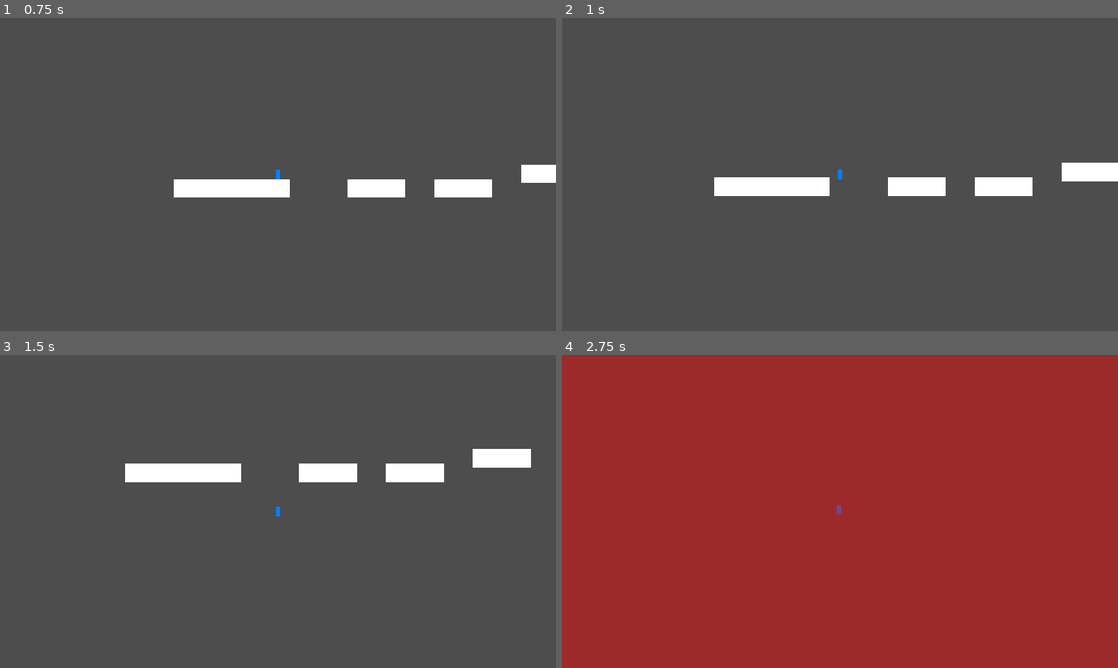
Above: before the commit, frames 1-4 (two rows, left to right).
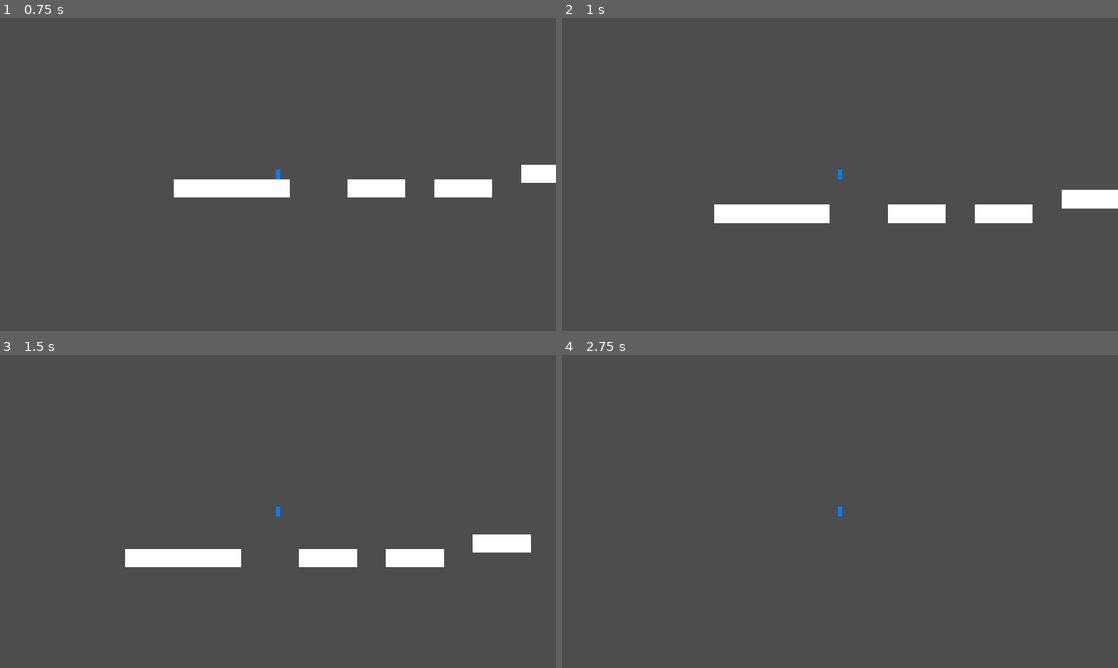
Above: after the commit, the same moments.

Repository: rajkrish0608/Definitely-Normal-Physics
Game: Godot game, scene res://scenes/TestLevel.tscn
The game is run twice, just before and just after one commit, with the same random seed, the same clock (stepped at 60 frames per second) and the same inputs.
Inputs (mouse positions are in pixels of both pictures, inside the frame that each line leads up to):
- Up to frame 1 (0.75 s): tap Enter at 0.5 s; move the mouse to (400, 158) at 0.52 s; hold D (move_right) from 0.53 s (still down); hold R from 0.53 s (still down); click (400, 158) at 0.67 s
- Up to frame 2 (1 s): keep holding D (move_right); keep holding R; tap Space (jump) at 0.77 s
- Up to frame 3 (1.5 s): release D (move_right) at 1.25 s; release R at 1.25 s; drag from (166, 527) to (417, 489) at 1.27 s
- Up to frame 4 (2.75 s): move the mouse to (895, 442) at 2.02 s; hold D (move_right) from 2.03 s (still down); hold R from 2.03 s (still down)

Frame 1 is identical in both runs. In frame 2, 6.2% of the frame differs, in the area x 27-100%, y 46-66%; in frame 3, 6.2%; in frame 4, 100%, in the area x 0-100%, y 0-100%.

Commit message:
Fix jump direction and complete input mappings

Diff:
--- a/project.godot
+++ b/project.godot
@@ -40,26 +40,19 @@
 
 move_left={
 "deadzone": 0.5,
-"events": [Object(InputEventKey,"resource_local_to_scene":fa …(197 unchanged characters)… "unicode":97,"echo":false,"script":null)
-, Object(InputEventKey,"resource_local_to_scene":false,"resource_name":"","device":-1,"window_id":0,"alt_pressed":false,"shift_pressed":false,"ctrl_pressed":false,"meta_pressed":false,"pressed":false,"keycode":0,"physical_keycode":4194319,"key_label":0,"unicode":0,"echo":false,"script":null)
-]
+"events": [Object(InputEventKey,"resource_local_to_scene":fa …(197 unchanged characters)… "unicode":97,"echo":false,"script":null), Object(InputEventKey,"resource_local_to_scene":false,"resource_name":"","device":-1,"window_id":0,"alt_pressed":false,"shift_pressed":false,"ctrl_pressed":false,"meta_pressed":false,"pressed":false,"keycode":0,"physical_keycode":4194319,"key_label":0,"unicode":0,"echo":false,"script":null)]
 }
 move_right={
 "deadzone": 0.5,
-"events": [Object(InputEventKey,"resource_local_to_scene":fa …(198 unchanged characters)… unicode":100,"echo":false,"script":null)
-, Object(InputEventKey,"resource_local_to_scene":false,"resource_name":"","device":-1,"window_id":0,"alt_pressed":false,"shift_pressed":false,"ctrl_pressed":false,"meta_pressed":false,"pressed":false,"keycode":0,"physical_keycode":4194321,"key_label":0,"unicode":0,"echo":false,"script":null)
-]
+"events": [Object(InputEventKey,"resource_local_to_scene":fa …(198 unchanged characters)… unicode":100,"echo":false,"script":null), Object(InputEventKey,"resource_local_to_scene":false,"resource_name":"","device":-1,"window_id":0,"alt_pressed":false,"shift_pressed":false,"ctrl_pressed":false,"meta_pressed":false,"pressed":false,"keycode":0,"physical_keycode":4194321,"key_label":0,"unicode":0,"echo":false,"script":null)]
 }
 jump={
 "deadzone": 0.5,
-"events": [Object(InputEventKey,"resource_local_to_scene":fa …(197 unchanged characters)… "unicode":32,"echo":false,"script":null)
-, Object(InputEventKey,"resource_local_to_scene":false,"resource_name":"","device":-1,"window_id":0,"alt_pressed":false,"shift_pressed":false,"ctrl_pressed":false,"meta_pressed":false,"pressed":false,"keycode":0,"physical_keycode":4194320,"key_label":0,"unicode":0,"echo":false,"script":null)
-]
+"events": [Object(InputEventKey,"resource_local_to_scene":fa …(197 unchanged characters)… "unicode":32,"echo":false,"script":null), Object(InputEventKey,"resource_local_to_scene":false,"resource_name":"","device":-1,"window_id":0,"alt_pressed":false,"shift_pressed":false,"ctrl_pressed":false,"meta_pressed":false,"pressed":false,"keycode":0,"physical_keycode":87,"key_label":0,"unicode":119,"echo":false,"script":null), Object(InputEventKey,"resource_local_to_scene":false,"resource_name":"","device":-1,"window_id":0,"alt_pressed":false,"shift_pressed":false,"ctrl_pressed":false,"meta_pressed":false,"pressed":false,"keycode":0,"physical_keycode":4194320,"key_label":0,"unicode":0,"echo":false,"script":null)]
 }
 pause={
 "deadzone": 0.5,
-"events": [Object(InputEventKey,"resource_local_to_scene":fa …(201 unchanged characters)… ,"unicode":0,"echo":false,"script":null)
-]
+"events": [Object(InputEventKey,"resource_local_to_scene":fa …(201 unchanged characters)… ,"unicode":0,"echo":false,"script":null)]
 }
 
 [layer_names]
--- a/scripts/player/PlayerController.gd
+++ b/scripts/player/PlayerController.gd
@@ -18,7 +18,7 @@
 const BASE_SPEED: float = 300.0
 
 ## Base jump velocity (negative = upward).
-const BASE_JUMP_VELOCITY: float = -500.0
+const BASE_JUMP_VELOCITY: float = 500.0
 
 ## Acceleration when starting/changing direction (pixels/s²).
 const ACCELERATION: float = 2000.0
@@ -74,7 +74,7 @@
 		_coyote_timer = max(0, _coyote_timer - delta)
 		_last_velocity_y = velocity.y
 	else:
-		_coyote_timer = GameConstants.COYOTE_TIME
+		_coyote_timer = COYOTE_TIME
 		# Apply bounce if landing
 		if velocity.dot(gravity.normalized()) > 0 and PhysicsManager.current_state.bounce > 0:
 			var bounce_factor := PhysicsManager.current_state.bounce
